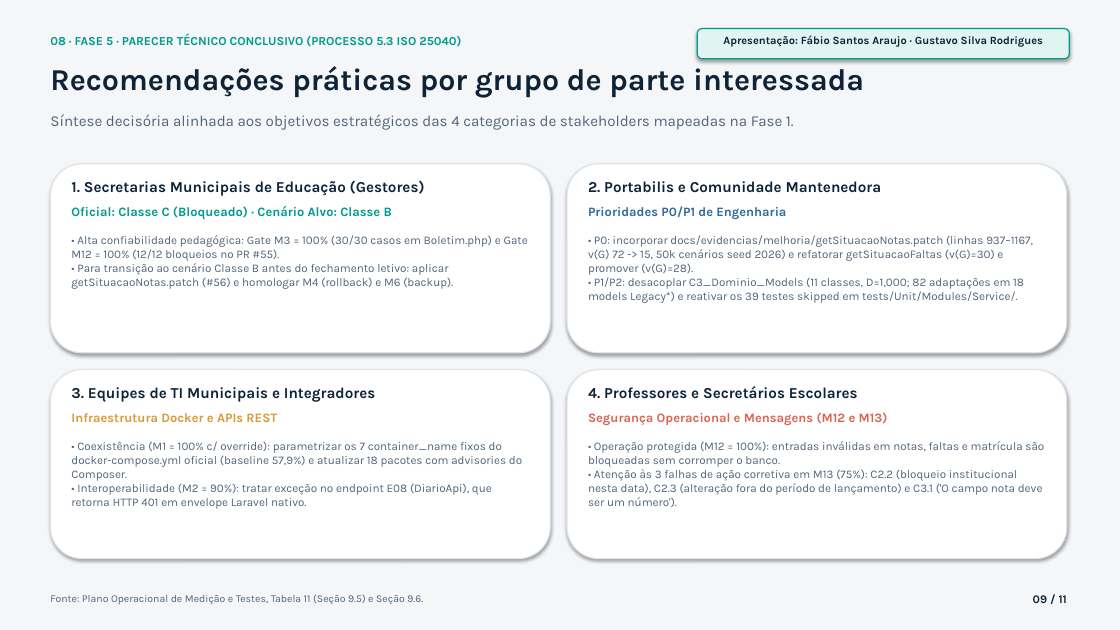
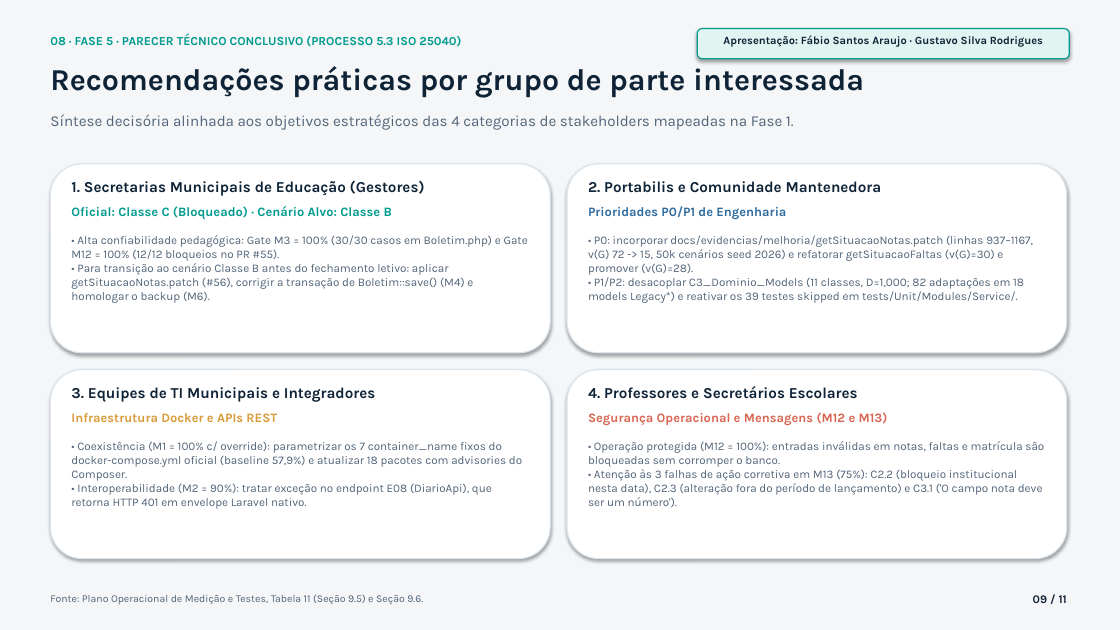
Before and after one commit to FCTE-Qualidade-de-Software-1/2026-2_T02_GRACE_HOPPER, a slide deck: slide 9 of docs/apresentacao_pc2.pptx. Drawn at 1120x630 pixels with LibreOffice and Linux fonts; fonts in the diff are those of the drawing. Boxes give left, top, right and bottom in pixels: in the first picture for what was removed or moved away, otherwise in the second. Text is boxed around its words. In the diff, an @@ line names an element or a change of style, - is before the commit and + after.

Commit message:
docs(fase4): reconciliar horas da E2 e atualizar slides do PC2 com o Gate M4 reprovado (#41)
- Totais da Entrega 2 passam para 60h / R$ 3.000,00 em 11 issues executadas
  (acumulado E1+E2: 132h / R$ 6.600,00) no README, gestão, horas-custos e registro.
- Slides do PC2: Gate M4 reprovado (ITAE = 0%), H2.2 confirmada (8/3/3),
  causa da Classe C, cenário de sensibilidade e orçamento atualizados; PDF regenerado.

```diff
--- a/docs/apresentacao_pc2.pptx
+++ b/docs/apresentacao_pc2.pptx
@@ text at <box>71,235,528,303</box>: text changed @@
-• Alta confiabilidade pedagógica: Gate M3 = 100% (30/30 casos em Boletim.php) e Gate M12 = 100% (12/12 bloqueios no PR #55).
-• Para transição ao cenário Classe B antes do fechamento letivo: aplicar getSituacaoNotas.patch (#56) e homologar M4 (rollback) e M6 (backup).
+• Alta confiabilidade pedagógica: Gate M3 = 100% (30/30 casos em Boletim.php) e Gate M12 = 100% (12/12 bloqueios no PR #55).
+• Para transição ao cenário Classe B antes do fechamento letivo: aplicar getSituacaoNotas.patch (#56), corrigir a transação de Boletim::save() (M4) e homologar o backup (M6).
```
Also in this commit, not shown: 6 other slides changed, 5 other files.
